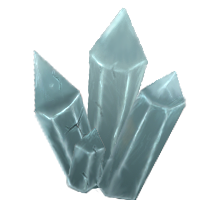
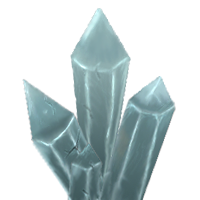
Layer changes from the first 200×200 image to the second:
painted on "Layer 1" over [22, 62, 187, 200]
painted on "Layer 3" over [22, 50, 113, 200]
painted on "Layer 2" over [70, 7, 149, 194]
